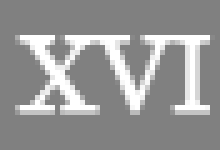
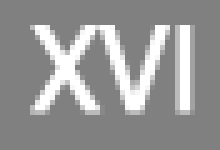
Revision of a layered 220 × 150 image; what changed, layer by layer:
painted on "XVI" over [15, 25, 215, 115]
